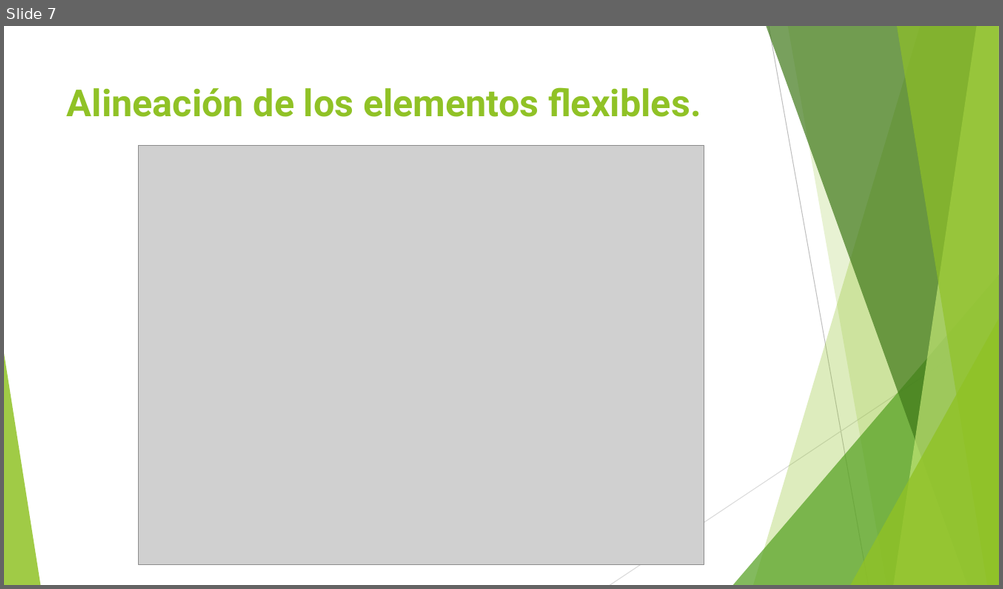
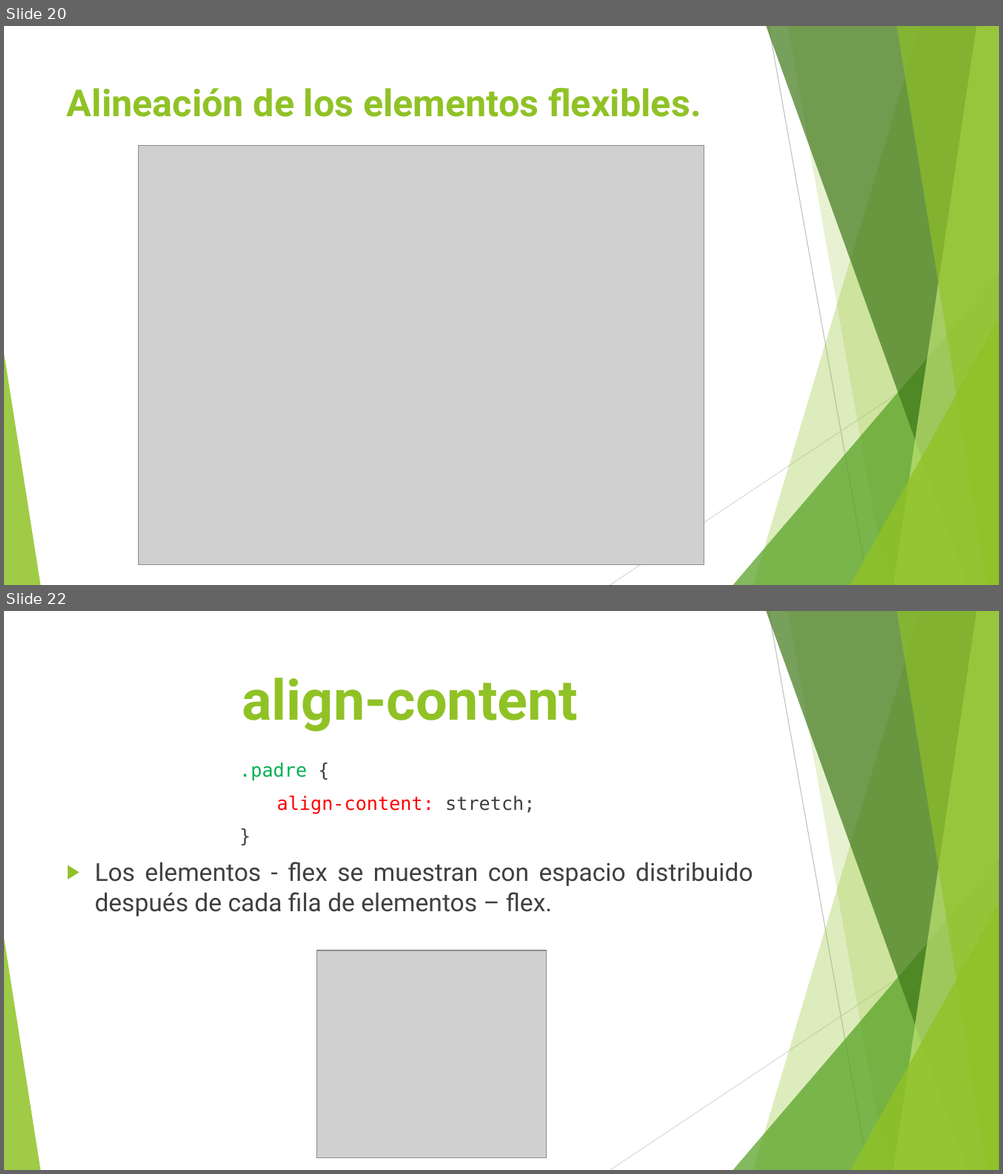
Before and after one commit to sergio180194/ProgramacionWeb, a slide deck: Flexbox/Flexbox.pptx. Shown one above the other, each under a label of ours: slide 7 before the commit, slides 20 and 22 after it; the slides between them are not shown. The pictures are 1003x589 and 1003x1174 pixels, drawn with LibreOffice and Linux fonts; fonts in the diff are those of the drawing; grey boxes stand for pictures. Boxes give left, top, right and bottom in pixels: in the first picture for what was removed or moved away, otherwise in the second. Text is boxed around its words. In the diff, an @@ line names an element or a change of style, - is before the commit and + after.

```diff
--- a/Flexbox/Flexbox.pptx
+++ b/Flexbox/Flexbox.pptx
@@ slide 22 added at [4,611,999,1170], background #FFFFFF; not listed: 10 template elements that a slide beside it also shows @@
@@ title added at [242,678,578,732], 54 pt, text #90C226, bold @@
+align-content
@@ text added at [239,763,535,815], 18 pt, text #FF0000 @@
+.padre {
+align-content: stretch;
+}
@@ text added at [95,862,753,917], 24 pt, text #404040 @@
+▶ Los elementos - flex se muestran con espacio distribuido después de cada fila de elementos – flex.
@@ picture added at [316,951,546,1158] @@
@@ what was slide 7 is now slide 20 @@
```
Also in this commit, not shown: 1 slide changed, 30 other slides added, 1 other file.
